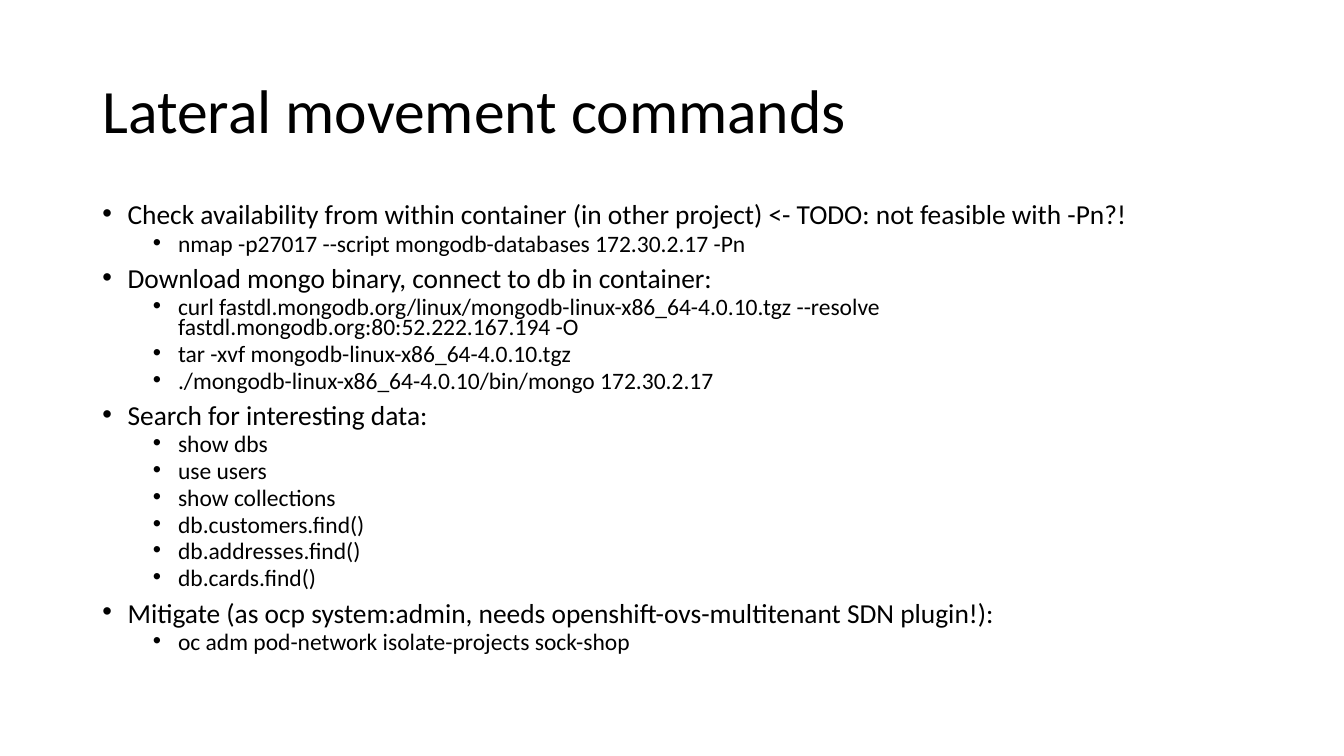
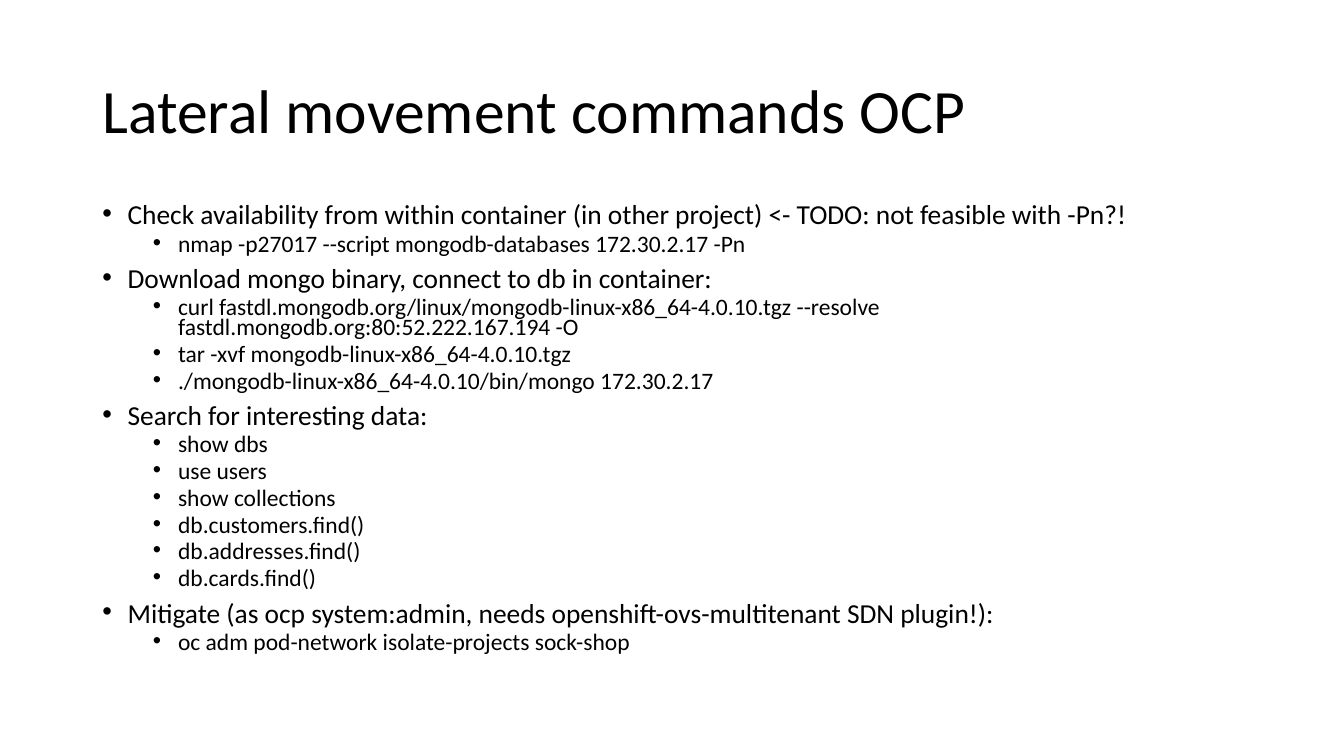
Before and after one commit to gramsimamsi/bachelorThesis, a slide deck: slide 12 of Screenshots.pptx (slide 13 before the commit). Drawn at 1344x756 pixels with LibreOffice and Linux fonts; fonts in the diff are those of the drawing. Boxes give left, top, right and bottom in pixels: in the first picture for what was removed or moved away, otherwise in the second. Text is boxed around its words. In the diff, an @@ line names an element or a change of style, - is before the commit and + after.

```diff
--- a/Screenshots.pptx
+++ b/Screenshots.pptx
@@ title at <box>102,90,965,134</box>: text changed @@
-Lateral movement commands
+Lateral movement commands OCP
```
Also in this commit, not shown: 14 other slides changed, 28 slides added, 1 slide removed, 1 other file.
